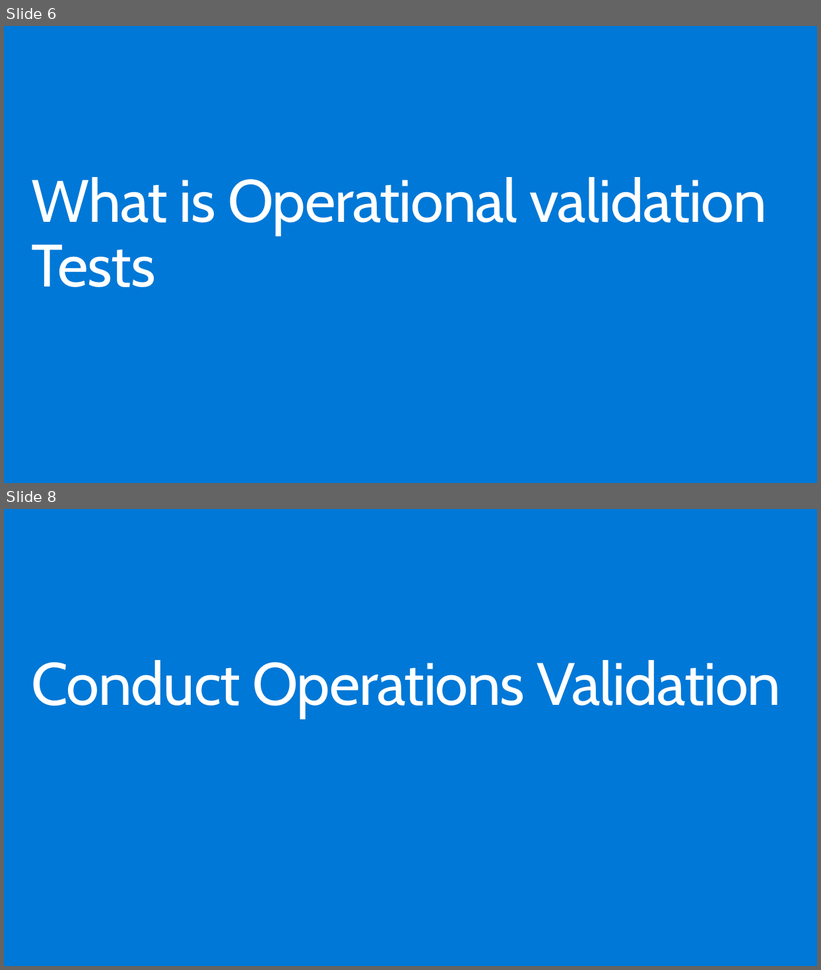
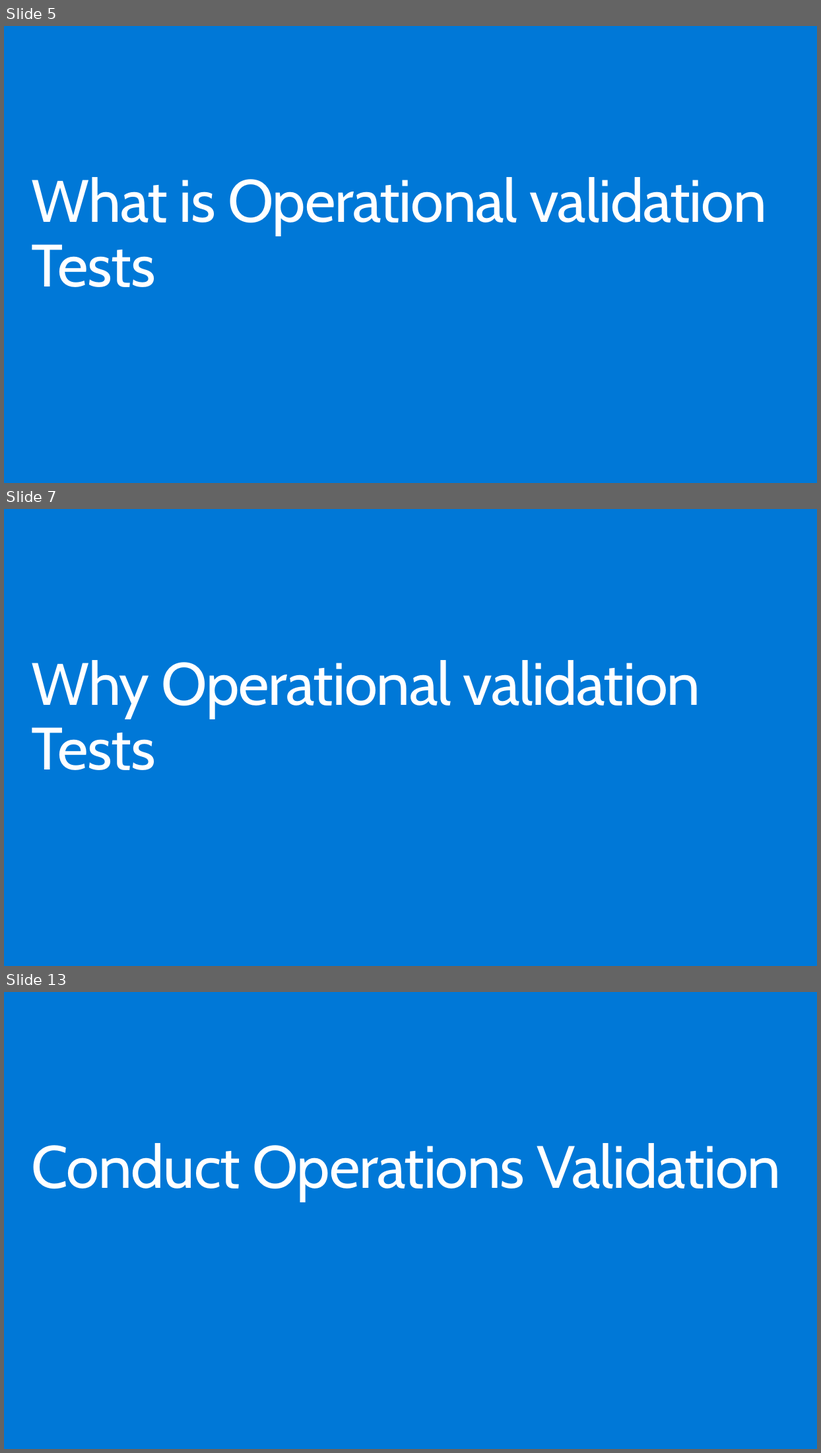
Before and after one commit to riteshmodi123/Presentations, a slide deck: OpsValidation.pptx. Shown one above the other, each under a label of ours: slides 6 and 8 before the commit, slides 5, 7 and 13 after it; the slides between them are not shown. The pictures are 821x970 and 821x1453 pixels, drawn with LibreOffice and Linux fonts; fonts in the diff are those of the drawing. Boxes give left, top, right and bottom in pixels: in the first picture for what was removed or moved away, otherwise in the second. Text is boxed around its words. In the diff, an @@ line names an element or a change of style, - is before the commit and + after.

```diff
--- a/OpsValidation.pptx
+++ b/OpsValidation.pptx
@@ slide 7 added at bbox=[4, 509, 817, 966], background #0078D7 @@
@@ title added at bbox=[32, 660, 701, 770], 72 pt, text #FFFFFF @@
+Why Operational validation Tests
@@ what was slide 6 is now slide 5 @@
@@ what was slide 8 is now slide 13 @@
```
Also in this commit, not shown: 1 slide changed, 7 other slides added, 2 slides removed.
